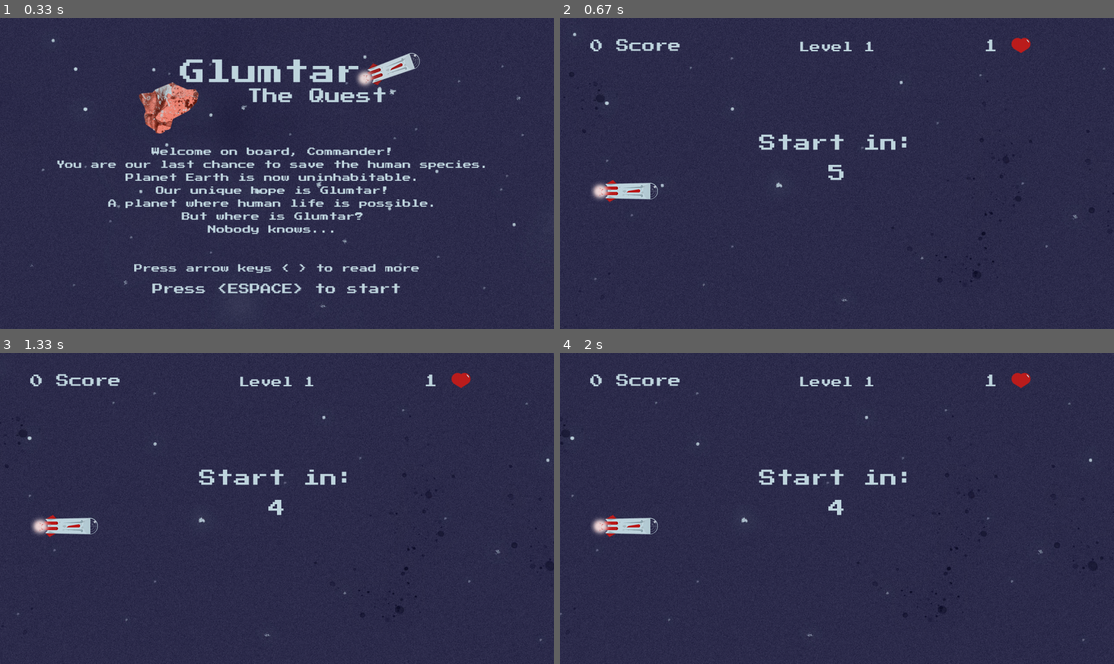
Above: before the commit, frames 1-4 (two rows, left to right).
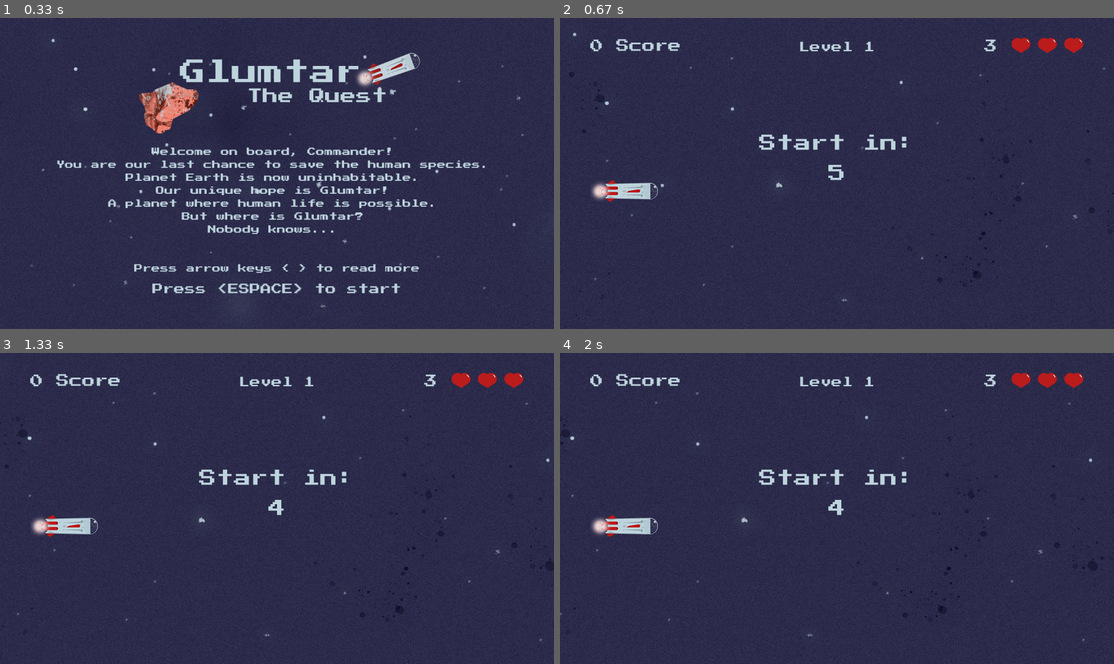
Above: after the commit, the same moments.

Repository: AdrianFSN/proyecto-final-pygame-quest
Game: pygame game, started from main.py
Two runs of this game, one before a commit and one after it. Both use one fixed random seed, a clock stepped at 60 frames per second and the inputs below.
Inputs:
- Up to frame 1 (0.33 s): no input
- Up to frame 2 (0.67 s): tap Space at 0.33 s
- Up to frame 3 (1.33 s): no input
- Up to frame 4 (2 s): no input

Frame 1 is identical in both runs. In frame 2, 0.3% of the frame differs, in the area x 76-95%, y 6-12%; in frame 3, 0.3%; in frame 4, 0.3%.

Commit message:
feat: mensajes de lelgada a cada final de nivel disponibles y colocados

Diff:
--- a/glumtar/__init__.py
+++ b/glumtar/__init__.py
@@ -34,7 +34,7 @@
 METEO_OUTER_MARGIN = 150
 SCOREBOARD_MARGIN = 70
 
-LIVES = 1
+LIVES = 3
 LIVES_MARGIN = 300
 HEARTS_MARGIN = 70
 
--- /dev/null
+++ b/glumtar/data/levels.txt
@@ -0,0 +1,5 @@
+Ready to land on...
+Krasna-Vahelà
+Glumtar
+Congratulations, Commander!
+This is the end of the trip!$
--- a/glumtar/resolvelevel.py
+++ b/glumtar/resolvelevel.py
@@ -1,12 +1,16 @@
 import os
 import pygame
-from . import AVAILABLE_BG, COLUMBIA_BLUE, CORAL_PINK, FONT, FPS, TOP_MARGIN_LIMIT, TITLE_FONT_SIZE, WIDTH
+from . import AVAILABLE_BG, COLUMBIA_BLUE, CORAL_PINK, DEFAULT_POS_Y, FONT, FONT_SIZE, FPS, SPACE_CADET, TOP_MARGIN_LIMIT, TITLE_FONT_SIZE, WIDTH
 from .playlevel import PlayLevel
+from .data.messages import Reader
 
 
 class ResolveLevel(PlayLevel):
     alpha = 0
     fade_in_speed = 7
+    PLANET_AHEAD_Y = DEFAULT_POS_Y - 150
+    PLANET_NAME_Y = PLANET_AHEAD_Y + 50
+    PLANETS_ALERTS_FONT_SIZE = FONT_SIZE - 10
 
     def __init__(self, screen, player, scoreboard, livescounter, level):
         super().__init__(screen, scoreboard, livescounter, level)
@@ -43,10 +47,26 @@
         pygame.time.set_timer(self.bg_fade_in, 100)
 
         self.advance_level = pygame.USEREVENT + 7
-        pygame.time.set_timer(self.advance_level, 3000)
+        pygame.time.set_timer(self.advance_level, 6000)
 
         self.background_posX = 0
         self.background_posY = 0
+
+        self.landing_ahead_message = Reader(
+            'levels.txt', FONT, self.PLANETS_ALERTS_FONT_SIZE, COLUMBIA_BLUE, (WIDTH, self.PLANET_AHEAD_Y), (0, 1))
+        self.planet_level_1 = Reader(
+            'levels.txt', FONT, self.PLANETS_ALERTS_FONT_SIZE, COLUMBIA_BLUE, (WIDTH, self.PLANET_NAME_Y), (1, 2))
+        self.planet_level_2 = Reader(
+            'levels.txt', FONT, self.PLANETS_ALERTS_FONT_SIZE, COLUMBIA_BLUE, (WIDTH, self.PLANET_NAME_Y), (2, 5))
+        self.available_planets_texts = [
+            self.planet_level_1, self.planet_level_2]
+        if self.level == 2:
+            self.landing_ahead_message.font_color = SPACE_CADET
+            self.planet_level_2.font_color = SPACE_CADET
+
+        self.landing_ahead_message.render_lines(self.screen)
+        self.planet_level_1.render_lines(self.screen)
+        self.planet_level_2.render_lines(self.screen)
 
         self.go_to_exit = False
         self.exit = False
@@ -76,8 +96,15 @@
             self.screen.blit(
                 self.background_B, (self.background_posX, self.background_posY))
             self.background_B.set_alpha(self.alpha)
-
+            print(f'Estoy en el nivel {self.level}')
             self.add_level_title()
+            self.landing_ahead_message.draw_message(self.screen)
+            if self.alpha == 255:
+                if self.level == 1:
+                    self.planet_level_1.draw_message(self.screen)
+                elif self.level == 2:
+                    self.planet_level_2.draw_message(self.screen)
+                    print(f'Debería haber pintado el mensaje para el planeta 2')
 
             self.scoreboard.show_scoreboard(self.screen)
             self.lives_counter.show_lives(self.screen)
Binary file changed: glumtar/data/best_players.db
